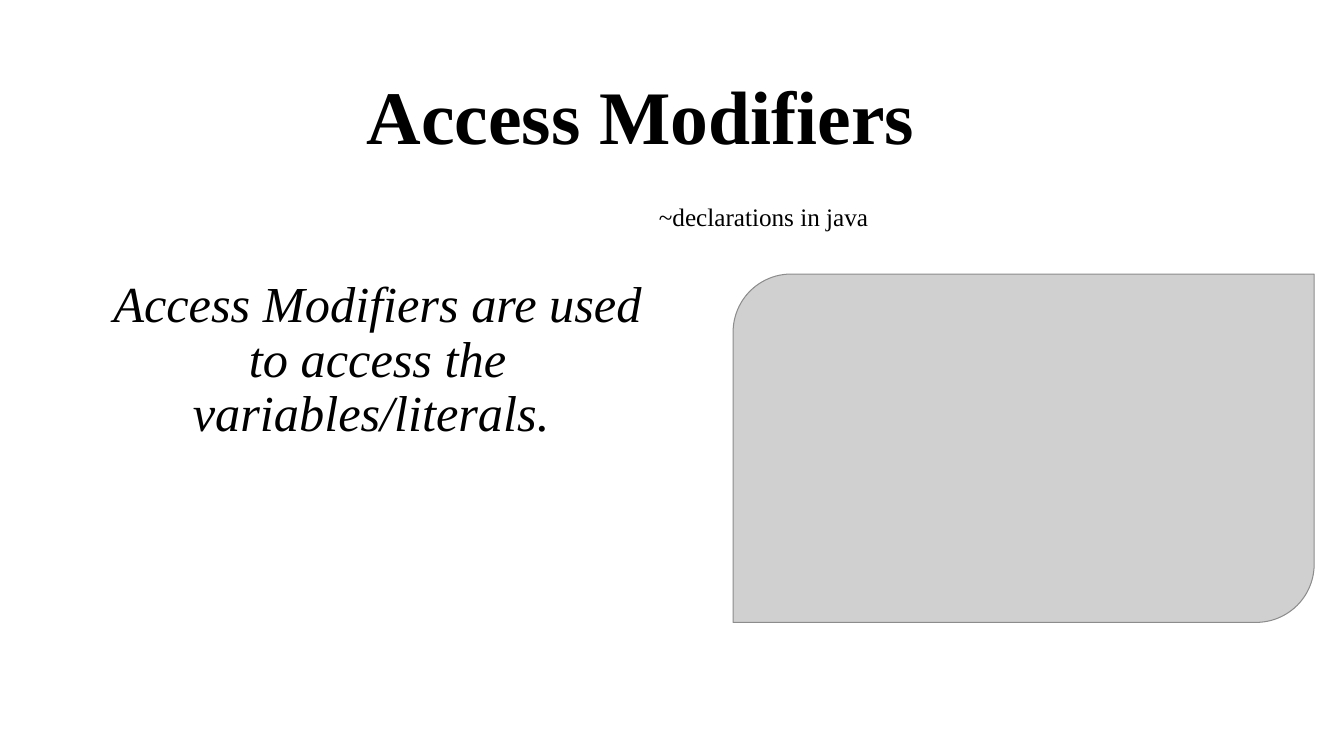
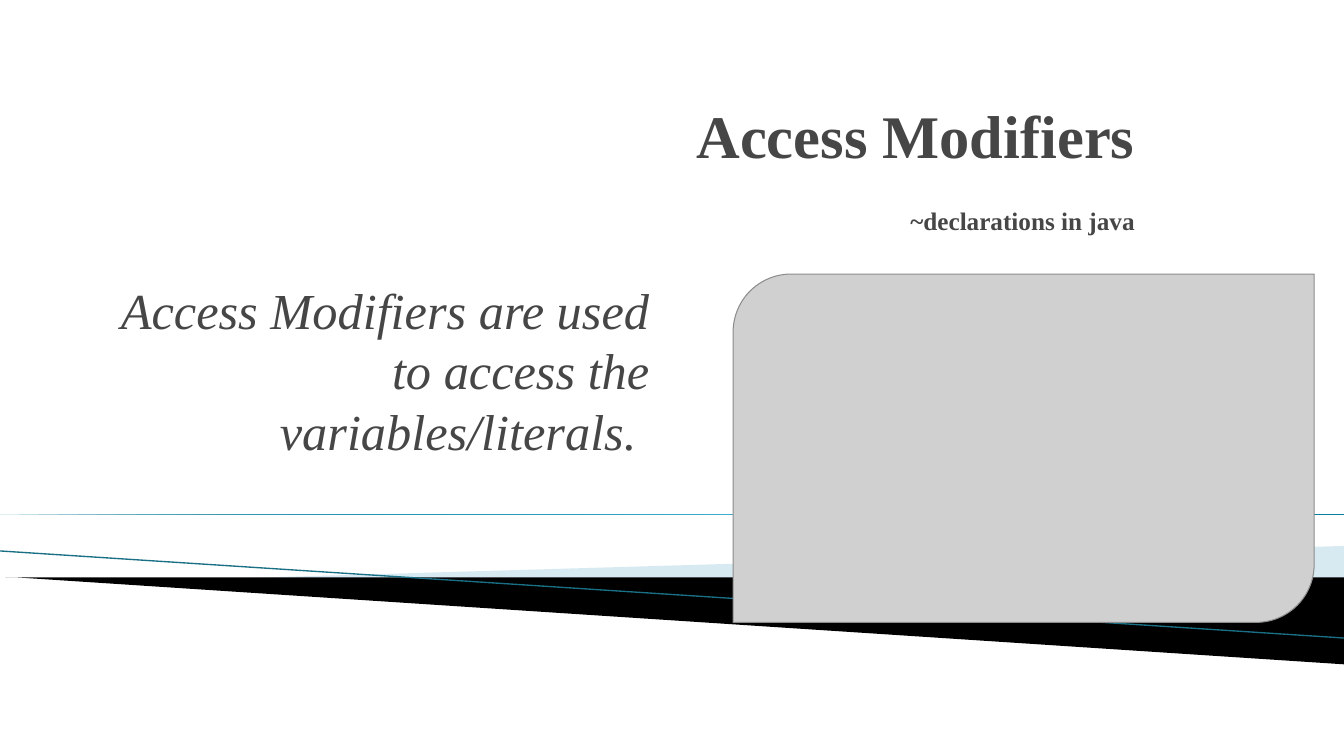
Before and after one commit to sirikoushik/PPT, a slide deck: slide 1 of Access Modifiers.pptx. Drawn at 1344x756 pixels with LibreOffice and Linux fonts; fonts in the diff are those of the drawing; grey boxes stand for pictures; background and template pictures are left out. Boxes give left, top, right and bottom in pixels: in the first picture for what was removed or moved away, otherwise in the second. Text is boxed around its words. In the diff, an @@ line names an element or a change of style, - is before the commit and + after.

```diff
--- a/Access Modifiers.pptx
+++ b/Access Modifiers.pptx
@@ title "Access Modifiers ~declarations in java" at <box>697,115,1135,236</box>: size 54 to 43.2 pt in "Access Modifiers"; text colour #000000 to #464646; bold on in "~declarations in java"; alignment centre to right; line spacing 0.9 to 1 @@
@@ subtitle "Access Modifiers are used to ..." at <box>121,293,649,451</box>: text colour #000000 to #464646; alignment centre to right; line spacing 0.9 to 1; less space between paragraphs @@
@@ right triangle added at <box>0,514,1344,514</box>, fill gradient #007896 to #4CBBDF @@
@@ line added from (0, 552) to (1344, 638), #97C5D8 0.95 pt @@
@@ freeform shape added at <box>248,546,1344,600</box>, fill #A0CBDC at 40% opacity @@
@@ freeform shape added at <box>5,578,1344,664</box>, fill #000000 @@
```
Also in this commit, not shown: 8 other slides changed, 2 slides added, 2 slides removed.
